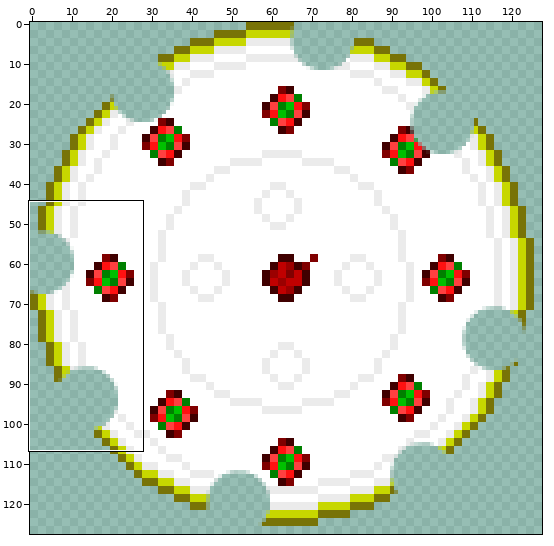
A sprite sheet gets an edit: Proyecto_Software_II.gmx/sprites/images/sprite1_1.png. Above, an overview of the earlier version with the close-up marked.
Close-up. First the earlier version:
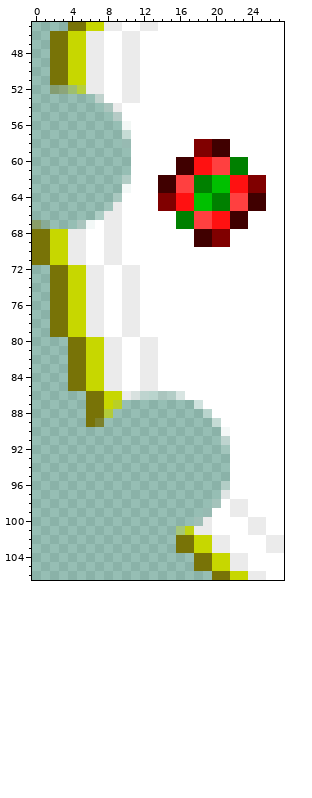
The file is 128x128 pixels. Colours within 5 levels of each other are drawn and written as one. Shown: x 0..27, y 45..106. The commit also changed other parts of the picture, which this record leaves out.
New version:
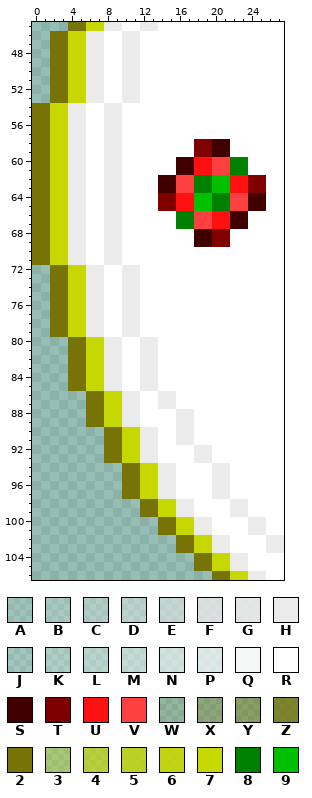
Palette (. is transparent): A #ebebeb1c  B #ebebeb39  C #ebebeb55  D #ebebeb71  E #ebebeb8e  F #ebebebc6  G #ebebebe3  H #ebebeb  J #ffffff1c  K #ffffff39  L #ffffff55  M #ffffff71  N #ffffff8e  P #ffffffaa  Q #ffffffe3  R #ffffff  S #400000  T #800000  U #ff1111  V #ff4040  W #7873071c  X #78730755  Y #78730771  Z #787307c6  2 #787307  3 #c7d70055  4 #c7d700aa  5 #c7d700c6  6 #c7d700e3  7 #c7d700  8 #008000  9 #00c000
The exact change:
The author put colour 2 in row 53 at x 2 to 3; in rows 54 to 66 at x 0 to 1; in rows 90 to 93 at x 8 to 9; in rows 94 to 97 at x 10 to 11; in rows 98 to 99 at x 12 to 13; in rows 100 to 101 at x 14 to 15.
Colour W becomes colour 2 in row 67 at x 1.
Colour X becomes colour 2 in row 52 at x 2 to 3.
Colour Y becomes colour 2 in row 67 at x 0.
Colour Z becomes colour 2 in row 89 at x 7.
The author put colour 7 in row 53 at x 4 to 5; in rows 54 to 67 at x 2 to 3; in row 88 at x 9; in row 89 at x 8 to 9; in rows 90 to 93 at x 10 to 11; in rows 94 to 97 at x 12 to 13.
The author put colour 7 in rows 98 to 99 at x 14 to 15; in row 100 at x 16 to 17.
Colour 3 becomes colour 7 in row 52 at x 4; in row 101 at x 16.
Colour 4 becomes colour 7 in row 52 at x 5; in row 88 at x 8.
Colour 5 becomes colour 7 in row 87 at x 9.
Colour 6 becomes colour 7 in row 101 at x 17.
The author put colour H in row 53 at x 6; in row 54 at x 4 to 5; in row 55 at x 4 to 5 and 8; in rows 56 to 63 at x 4 to 5 and 8 to 9; in row 64 at x 4 to 5 and 8; in rows 65 to 66 at x 4 to 5.
The author put colour H in row 67 at x 4; in row 87 at x 10 to 11 and 14 to 15; in rows 88 to 89 at x 10 to 11 and 16 to 17; in rows 90 to 91 at x 12 to 13 and 16 to 17; in rows 92 to 93 at x 12 to 13 and 18 to 19; in rows 94 to 95 at x 14 to 15 and 20 to 21.
The author put colour H in rows 96 to 97 at x 14 to 15 and 20; in rows 98 to 99 at x 16 to 17.
Colour A becomes colour H in row 65 at x 8.
Colour B becomes colour H in row 64 at x 9; in row 100 at x 18.
Colour C becomes colour H in row 54 at x 8; in row 67 at x 5; in row 86 at x 14 to 15; in row 96 at x 21.
Colour D becomes colour H in row 55 at x 9.
Colour E becomes colour H in row 53 at x 7.
Colour F becomes colour H in row 86 at x 11.
Colour G becomes colour H in row 97 at x 21.
The author put colour R in rows 54 to 58 at x 6 to 7; in rows 59 to 61 at x 6 to 7 and 10; in rows 62 to 65 at x 6 to 7; in row 66 at x 6; in row 87 at x 12 to 13 and 16 to 17; in row 88 at x 12 to 15 and 18.
The author put colour R in row 89 at x 12 to 15 and 18 to 19; in rows 90 to 91 at x 14 to 15 and 18 to 20; in row 92 at x 14 to 17 and 20; in row 93 at x 14 to 17 and 20 to 21; in rows 94 to 97 at x 16 to 19; in row 98 at x 18 to 19.
The author put colour R in row 99 at x 18.
Colour J becomes colour R in row 58 at x 10; in row 92 at x 21; in row 99 at x 19.
Colour K becomes colour R in row 66 at x 7; in row 98 at x 20.
Colour L becomes colour R in row 62 at x 10; in row 86 at x 13; in row 88 at x 19.
Colour M becomes colour R in row 57 at x 10; in row 86 at x 12; in row 89 at x 20; in row 91 at x 21.
Colour N becomes colour R in row 87 at x 18.
Colour P becomes colour R in row 86 at x 16.
Colour Q becomes colour R in row 56 at x 10; in row 63 at x 10; in row 67 at x 6; in row 90 at x 21.
Changed places in both close-ups, as pixel boxes (x1, y1, x2, y2):
changed: (32, 85, 131, 229)
changed: (95, 391, 230, 535)
